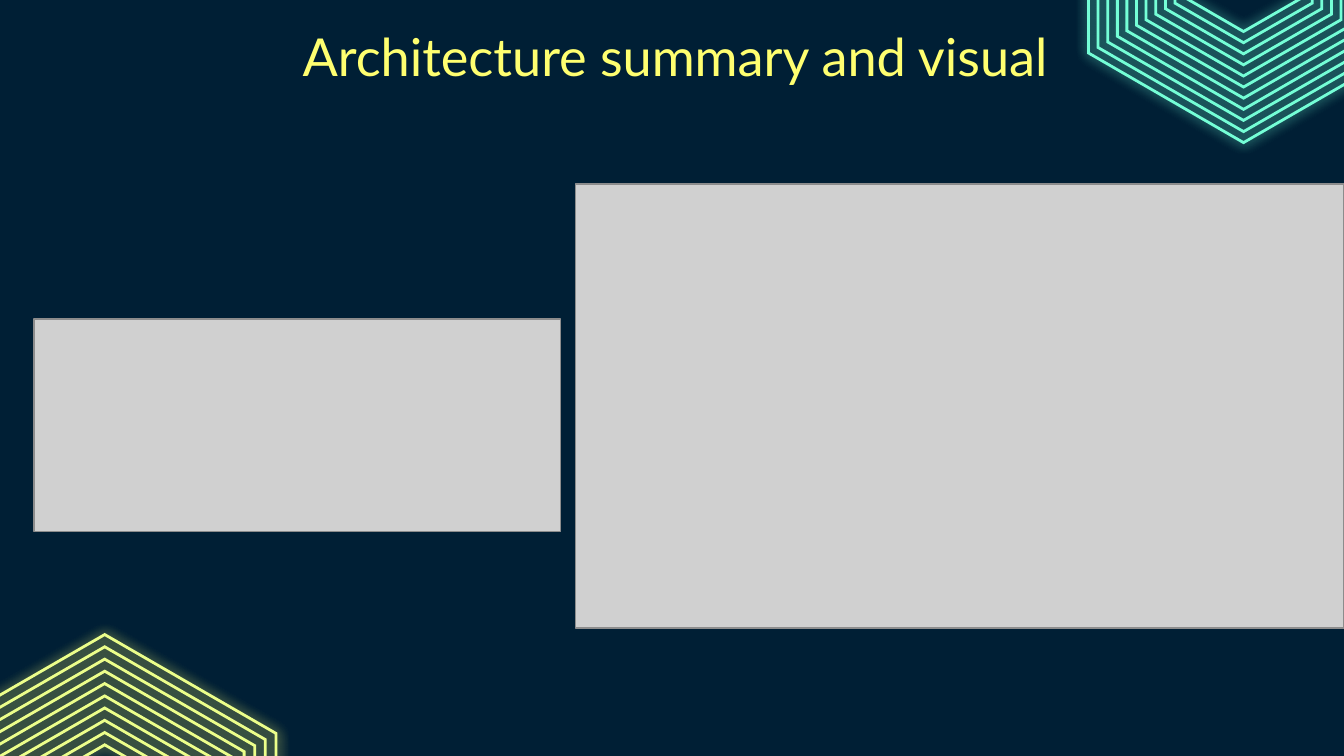
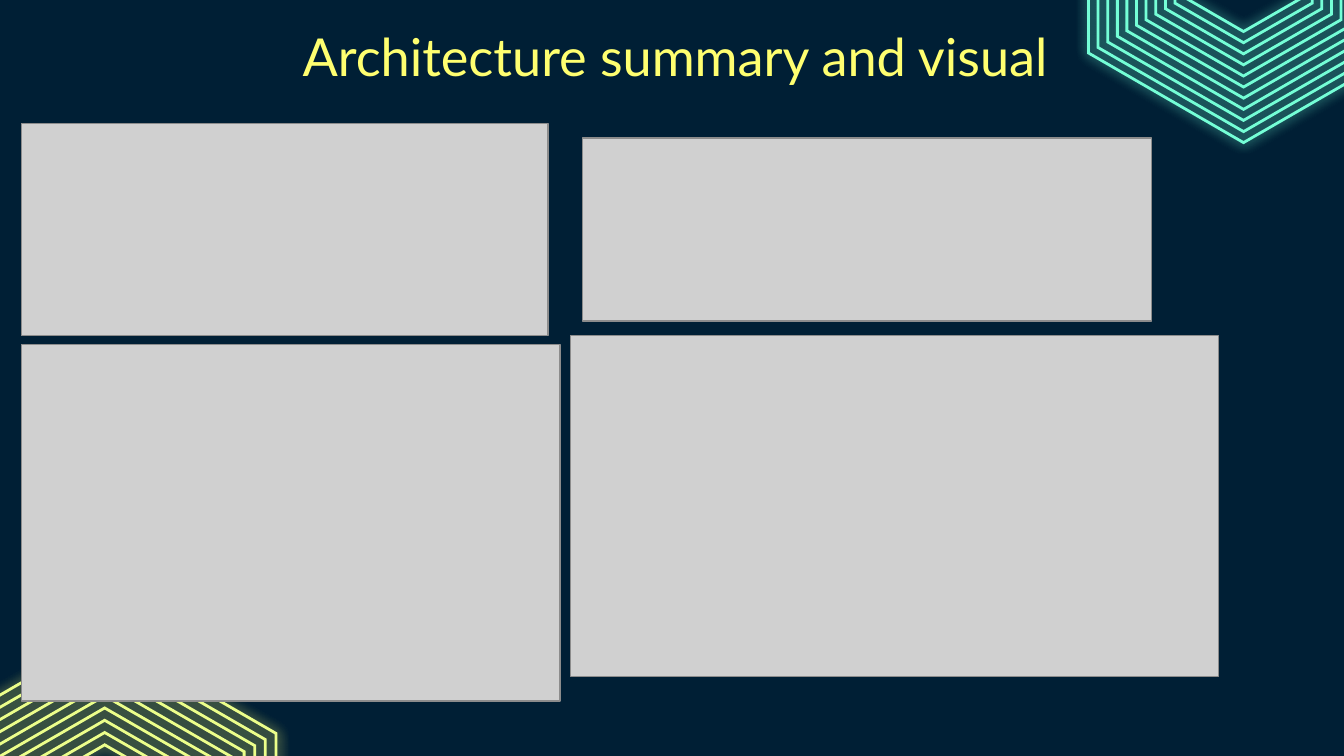
Before and after one commit to Amirrahman19/DeepLearning, a slide deck: slide 7 of CA1/PartB/Cifar100.pptx (slide 9 before the commit). Drawn at 1344x756 pixels with LibreOffice and Linux fonts; fonts in the diff are those of the drawing; grey boxes stand for pictures. Boxes give left, top, right and bottom in pixels: in the first picture for what was removed or moved away, otherwise in the second. Text is boxed around its words. In the diff, an @@ line names an element or a change of style, - is before the commit and + after.

```diff
--- a/CA1/PartB/Cifar100.pptx
+++ b/CA1/PartB/Cifar100.pptx
@@ picture: place and size @@
-picture at (34, 319, 560, 531)
+picture at (22, 124, 548, 336)
@@ picture added at (582, 138, 1152, 321) @@
@@ picture: place and size @@
-picture at (575, 184, 1344, 628)
+picture at (22, 345, 560, 702)
@@ picture added at (570, 336, 1218, 676) @@
```
Also in this commit, not shown: 4 other slides changed, 1 slide added, 14 slides removed, 2 other files.
